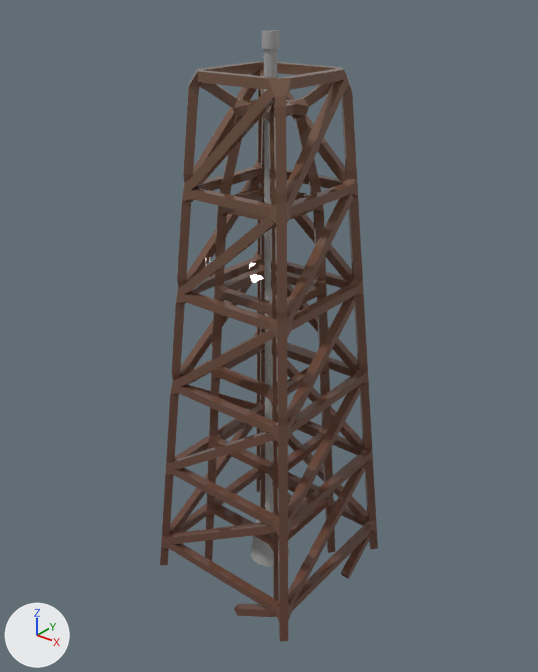
A saved change to the glTF model Meshes/Oil/Oil.glb.
One viewpoint serves both versions: a 50 mm camera at (9.12, -11.44, 12.68) aimed at (-0.03, -0.01, 5.59). Lighting does not change. The marker at lower left points along +X, +Y and +Z.

The first picture shows 'oil'.
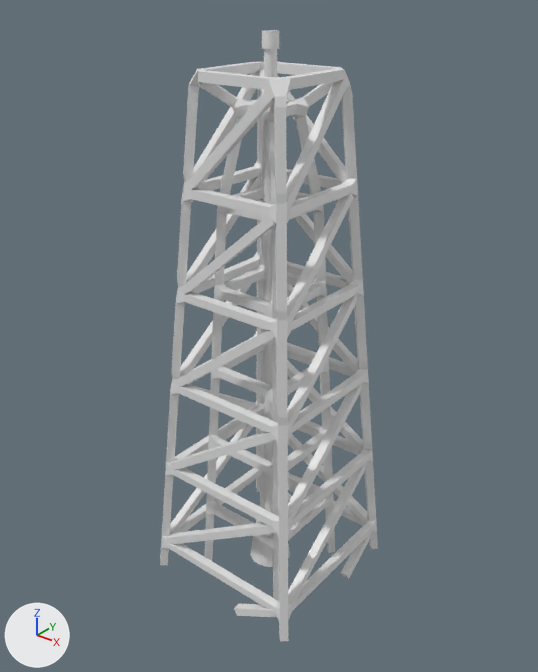
Location of each change, (x1, y1, x2, y2) in pixels of the pictures (538 x 672 px):
'oil', recoloured (brown to grey)
    both: (160, 30, 378, 642)

What changed in the scene script:
```text
Change me_cube_022:
    where me_cube_022.from_pydata(...)  # 5826 vertices, 11963 faces; spans x -2.02..2.02, y -2.02..2.02, z -0.64..11.75
    remove me_cube_022.materials.append(mat_unimat)
```
